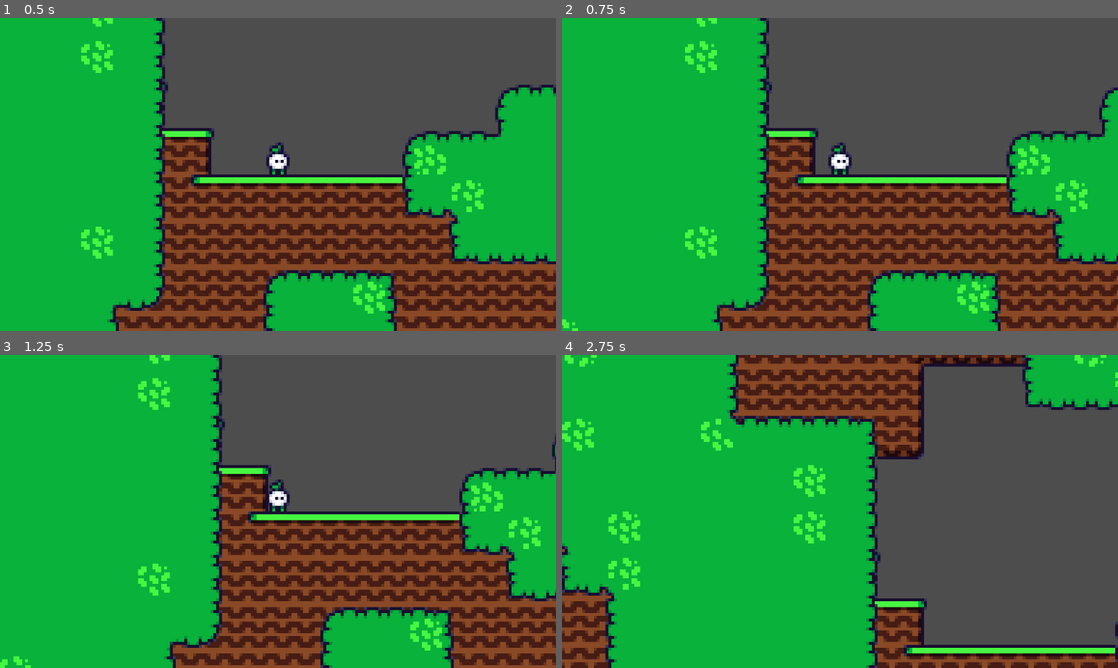
Above: before the commit, frames 1-4 (two rows, left to right).
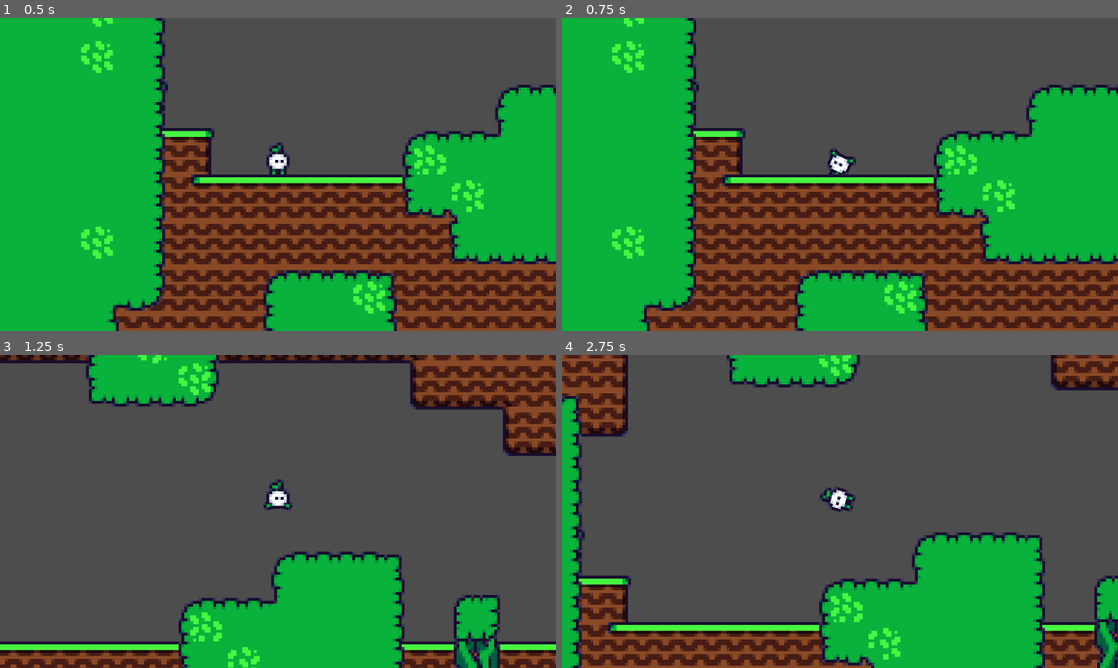
Above: after the commit, the same moments.

Repository: mageowl/waterfall
Game: Godot game, scene res://scenes/world/world.tscn
Same seed, same stepped clock (60 frames per second), same inputs: the game is played once before the commit and once after it.
Inputs (mouse positions are in pixels of both pictures, inside the frame that each line leads up to):
- Up to frame 1 (0.5 s): no input
- Up to frame 2 (0.75 s): tap Enter at 0.5 s; move the mouse to (812, 237) at 0.52 s; press the mouse at (812, 237) at 0.53 s; hold D (right) from 0.53 s (still down)
- Up to frame 3 (1.25 s): keep holding D (right); tap W (jump) at 0.77 s
- Up to frame 4 (2.75 s): move the mouse to (1006, 558) at 1.27 s; release the mouse at (1006, 558) at 1.28 s; tap S (crouch) at 1.35 s; tap W (jump) at 1.52 s; click (1006, 558) at 1.55 s; move the mouse to (673, 464) at 2.02 s; release D (right) at 2.03 s; press the mouse at (673, 464) at 2.03 s; hold A (left) from 2.03 s (still down)

Frame 1 is identical in both runs. In frame 2, 36% of the frame differs, in the area x 0-100%, y 0-100%; in frame 3, 75%; in frame 4, 74%.

Commit message:
Fix air friction and dive

Diff:
--- a/scenes/player/player.gd
+++ b/scenes/player/player.gd
@@ -11,7 +11,7 @@
 const GRAVITY_JUMP = 900
 
 const FRICTION = 1.0
-const FRICTION_AIR = 0.7
+const FRICTION_AIR = 0.05
 
 const DIVE_SPEED = 250.0
 const DIVE_LENGTH = 2.0
--- a/scenes/player/sprite/player_sprite.gd
+++ b/scenes/player/sprite/player_sprite.gd
@@ -20,6 +20,11 @@
 		tween.set_trans(Tween.TRANS_QUAD).set_ease(Tween.EASE_OUT)
 		prev_crouch = properties.is_crouching
 	if properties.has("flip_h"): sprite_group.scale.x = -1 if properties.flip_h else 1
+	if properties.has("is_diving"):
+		if properties.is_diving:
+			sprite_group.rotation = properties.dive_rotation
+		else:
+			sprite_group.rotation = 0
 
 	var walk_scale = max(prev_walk_scale - 0.1, 0.0)
 	if properties.has("walk_scale"): walk_scale = properties.walk_scale
--- a/scenes/player/sprite/player_sprite.tscn
+++ b/scenes/player/sprite/player_sprite.tscn
@@ -45,7 +45,7 @@
 "times": PackedFloat32Array(0),
 "transitions": PackedFloat32Array(1),
 "update": 0,
-"values": [Vector2(0, -5)]
+"values": [Vector2(0, -1)]
 }
 tracks/1/type = "value"
 tracks/1/imported = false
@@ -57,7 +57,7 @@
 "times": PackedFloat32Array(0),
 "transitions": PackedFloat32Array(1),
 "update": 0,
-"values": [Vector2(0, -5)]
+"values": [Vector2(0, -1)]
 }
 
 [sub_resource type="Animation" id="Animation_5b54x"]
@@ -97,7 +97,7 @@
 "times": PackedFloat32Array(0),
 "transitions": PackedFloat32Array(1),
 "update": 0,
-"values": [Vector2(0, -6)]
+"values": [Vector2(0, -2)]
 }
 tracks/3/type = "value"
 tracks/3/imported = false
@@ -109,7 +109,7 @@
 "times": PackedFloat32Array(0),
 "transitions": PackedFloat32Array(1),
 "update": 0,
-"values": [Vector2(0, -6)]
+"values": [Vector2(0, -2)]
 }
 
 [sub_resource type="Animation" id="Animation_wbv63"]
@@ -148,7 +148,7 @@
 "times": PackedFloat32Array(0),
 "transitions": PackedFloat32Array(1),
 "update": 0,
-"values": [Vector2(0, -6)]
+"values": [Vector2(0, -2)]
 }
 tracks/3/type = "value"
 tracks/3/imported = false
@@ -160,7 +160,7 @@
 "times": PackedFloat32Array(0),
 "transitions": PackedFloat32Array(1),
 "update": 0,
-"values": [Vector2(0, -6)]
+"values": [Vector2(0, -2)]
 }
 
 [sub_resource type="Animation" id="Animation_q75h4"]
@@ -257,23 +257,24 @@
 script = ExtResource("1_h0s1f")
 
 [node name="Sprite" type="CanvasGroup" parent="."]
+position = Vector2(0, -4)
 
 [node name="HeadOutline" type="Sprite2D" parent="Sprite"]
-position = Vector2(0, -6)
+position = Vector2(0, -2)
 texture = ExtResource("2_yqh41")
 
 [node name="LegR" type="Sprite2D" parent="Sprite"]
-position = Vector2(1.5, -2.5)
+position = Vector2(1.5, 1.5)
 texture = ExtResource("3_nt4rs")
 offset = Vector2(0, 1.5)
 
 [node name="LegL" type="Sprite2D" parent="Sprite"]
-position = Vector2(-1.5, -2.5)
+position = Vector2(-1.5, 1.5)
 texture = ExtResource("3_nt4rs")
 offset = Vector2(0, 1.5)
 
 [node name="Head" type="Sprite2D" parent="Sprite"]
-position = Vector2(0, -6)
+position = Vector2(0, -2)
 texture = ExtResource("4_qg2qf")
 
 [node name="AnimationPlayer" type="AnimationPlayer" parent="."]
--- a/scenes/player/states/dive.gd
+++ b/scenes/player/states/dive.gd
@@ -7,8 +7,8 @@
 	player.can_dive = false
 
 func _process_state(delta):
-#	if player.is_on_floor():
-#		change_state("Idle")
+	if player.get_slide_collision_count() > 0 and time_left < Player.DIVE_LENGTH:
+		change_state("Fall")
 
 	if Input.is_action_just_pressed("jump"):
 		change_state("Jump")
@@ -24,6 +24,7 @@
 
 func _get_animation_properties():
 	return {
-		"diving": true,
+		"is_diving": true,
+		"dive_rotation": player.get_local_mouse_position().angle() + 0.25 * TAU,
 		"in_air": false
 	}
--- a/scenes/player/states/fall.gd
+++ b/scenes/player/states/fall.gd
@@ -41,7 +41,7 @@
 	var result = {
 		"in_air": true,
 		"is_crouching": false,
-		"diving": false
+		"is_diving": false
 	}
 	if player.velocity.x != 0: result.flip_h = true if player.velocity.x < 0 else false
 
--- a/scenes/player/states/idle.gd
+++ b/scenes/player/states/idle.gd
@@ -27,5 +27,5 @@
 	return {
 		"in_air": false,
 		"is_crouching": false,
-		"diving": false
+		"is_diving": false
 	}
--- a/scenes/player/states/jump.gd
+++ b/scenes/player/states/jump.gd
@@ -16,7 +16,7 @@
 #	Get walk direction
 	var direction = Input.get_axis("left", "right")
 	if direction == 0:
-		player.velocity.x = move_toward(player.velocity.x, 0, Player.SPEED)
+		player.velocity.x = move_toward(player.velocity.x, 0, Player.SPEED * Player.FRICTION_AIR)
 	else:
 		player.velocity.x = Player.SPEED * direction
 
@@ -27,7 +27,7 @@
 	var result = {
 		"in_air": true,
 		"is_crouching": false,
-		"diving": false
+		"is_diving": false
 	}
 	if player.velocity.x != 0: result.flip_h = true if player.velocity.x < 0 else false
 
Not shown: 2 places in scenes/player/player.tscn that only renumber resources
